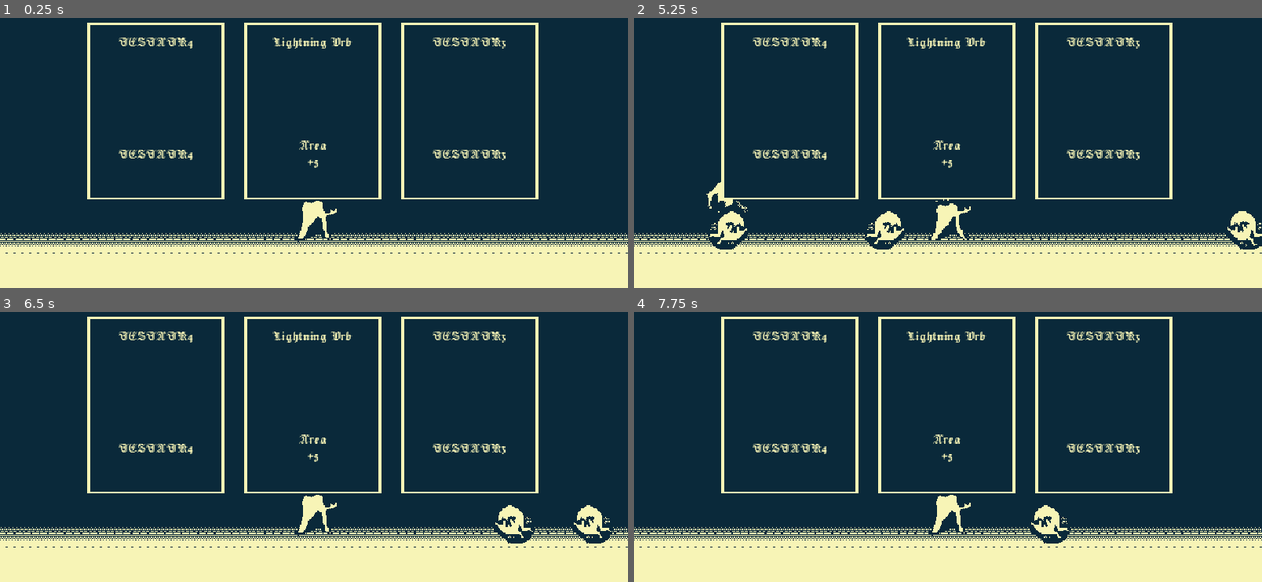
Above: before the commit, frames 1-4 (two rows, left to right).
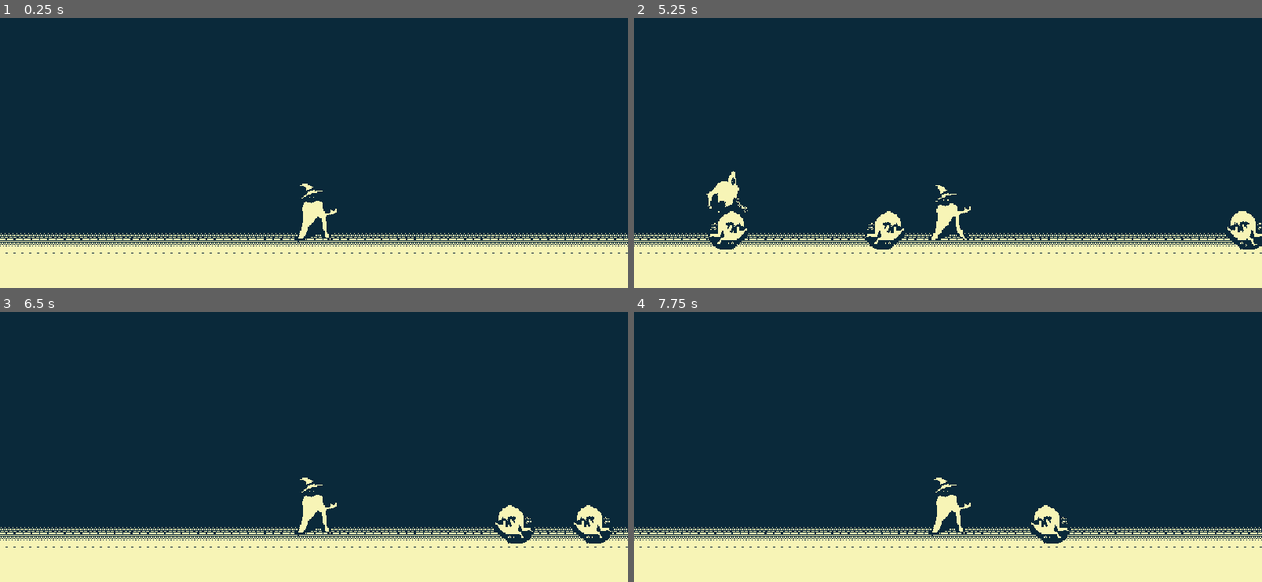
Above: after the commit, the same moments.

Repository: napstyy/shock
Game: Godot game, scene res://scenes/test_2.tscn
Two runs of this game, one before a commit and one after it. Both use one fixed random seed, a clock stepped at 60 frames per second and the inputs below. The project has no main scene, so this scene is started directly.
Inputs (mouse positions are in pixels of both pictures, inside the frame that each line leads up to):
- Up to frame 1 (0.25 s): no input
- Up to frame 2 (5.25 s): click (948, 112) at 0.52 s; click (948, 112) at 1.27 s; click (948, 112) at 2.02 s; tap 1 (Attack1) at 2.85, 4.35 s; tap 2 (Attack2) at 3.6, 5.1 s
- Up to frame 3 (6.5 s): tap 1 (Attack1) at 5.85 s
- Up to frame 4 (7.75 s): tap 2 (Attack2) at 6.6 s; tap 1 (Attack1) at 7.35 s

The runs differ from the first frame. In frame 1, 4.2% of the frame differs, in the area x 13-86%, y 1-68%; in frame 2, 4.3%; in frame 3, 4.2%; in frame 4, 4.2%.

Commit message:
Reaction attack, upgrade menu working

Diff:
--- /dev/null
+++ b/prefabs/attacks/shockwave.tscn
@@ -0,0 +1,25 @@
+[gd_scene format=3 uid="uid://coba4o38oa2l8"]
+
+[ext_resource type="Script" uid="uid://cgd4kpgod6tkp" path="res://scripts/attack.gd" id="1_nycu5"]
+
+[sub_resource type="SpriteFrames" id="SpriteFrames_qu37g"]
+
+[sub_resource type="CircleShape2D" id="CircleShape2D_8mc82"]
+radius = 150.0
+
+[node name="Shockwave" type="Node2D" unique_id=642483841 node_paths=PackedStringArray("attack_areas", "attack_sprites")]
+script = ExtResource("1_nycu5")
+attack_areas = [NodePath("Area2D")]
+attack_damage = 50
+attack_sprites = [NodePath("AnimatedSprite2D")]
+
+[node name="AnimatedSprite2D" type="AnimatedSprite2D" parent="." unique_id=419083692]
+sprite_frames = SubResource("SpriteFrames_qu37g")
+
+[node name="Area2D" type="Area2D" parent="." unique_id=1155894862]
+collision_layer = 4
+collision_mask = 2
+
+[node name="CollisionShape2D" type="CollisionShape2D" parent="Area2D" unique_id=42712296]
+shape = SubResource("CircleShape2D_8mc82")
+debug_color = Color(0.6780634, 0.5053033, 5.7756904e-07, 0.41960785)
--- a/prefabs/player.tscn
+++ b/prefabs/player.tscn
@@ -3,6 +3,7 @@
 [ext_resource type="Script" uid="uid://bckw7v2nsgsjn" path="res://scripts/player.gd" id="1_72ieh"]
 [ext_resource type="Texture2D" uid="uid://chaq5h5aihed" path="res://assets/PlayerIdle.png" id="2_r66lb"]
 [ext_resource type="Texture2D" uid="uid://c6gwwknxvow7v" path="res://assets/PlayerStart.png" id="3_1txc5"]
+[ext_resource type="PackedScene" uid="uid://coba4o38oa2l8" path="res://prefabs/attacks/shockwave.tscn" id="4_1txc5"]
 
 [sub_resource type="RectangleShape2D" id="RectangleShape2D_74lek"]
 size = Vector2(51, 78)
@@ -255,5 +256,7 @@
 wait_time = 0.1
 autostart = true
 
+[node name="Shockwave" parent="." unique_id=642483841 instance=ExtResource("4_1txc5")]
+
 [connection signal="body_entered" from="Area2D" to="." method="_on_area_2d_body_entered"]
 [connection signal="timeout" from="EnergyRegenTimer" to="." method="_on_energy_regen_timer_timeout"]
--- a/project.godot
+++ b/project.godot
@@ -43,6 +43,21 @@
 "events": [Object(InputEventKey,"resource_local_to_scene":false,"resource_name":"","device":-1,"window_id":0,"alt_press …(191 unchanged characters)…
 ]
 }
+Attack3={
+"deadzone": 0.2,
+"events": [Object(InputEventKey,"resource_local_to_scene":false,"resource_name":"","device":-1,"window_id":0,"alt_pressed":false,"shift_pressed":false,"ctrl_pressed":false,"meta_pressed":false,"pressed":false,"keycode":0,"physical_keycode":51,"key_label":0,"unicode":51,"location":0,"echo":false,"script":null)
+]
+}
+Attack4={
+"deadzone": 0.2,
+"events": [Object(InputEventKey,"resource_local_to_scene":false,"resource_name":"","device":-1,"window_id":0,"alt_pressed":false,"shift_pressed":false,"ctrl_pressed":false,"meta_pressed":false,"pressed":false,"keycode":0,"physical_keycode":52,"key_label":0,"unicode":52,"location":0,"echo":false,"script":null)
+]
+}
+
+[layer_names]
+
+2d_physics/layer_2="EnemyLayer"
+2d_physics/layer_3="AttackLayer"
 
 [physics]
 
--- a/scenes/test_2.tscn
+++ b/scenes/test_2.tscn
@@ -2,16 +2,9 @@
 
 [ext_resource type="Texture2D" uid="uid://b7aj0qlh3gea6" path="res://assets/BGSHOCK.png" id="1_8i2nt"]
 [ext_resource type="PackedScene" uid="uid://d2j2dagcw53r2" path="res://prefabs/player.tscn" id="2_kjmiq"]
-[ext_resource type="Script" uid="uid://cgd4kpgod6tkp" path="res://scripts/attack.gd" id="3_qu37g"]
 [ext_resource type="PackedScene" uid="uid://xtsbcs12gqpw" path="res://prefabs/enemies/spawner.tscn" id="4_8mc82"]
 [ext_resource type="PackedScene" uid="uid://hq826c85glyk" path="res://prefabs/attacks/thunderpillar.tscn" id="6_acnpl"]
 [ext_resource type="PackedScene" uid="uid://vn3sq00h2g02" path="res://prefabs/upgrademenu.tscn" id="6_kaaju"]
-[ext_resource type="PackedScene" uid="uid://bivaqvl0tvub6" path="res://prefabs/attacks/lightningorb.tscn" id="7_jklrr"]
-
-[sub_resource type="SpriteFrames" id="SpriteFrames_qu37g"]
-
-[sub_resource type="CircleShape2D" id="CircleShape2D_8mc82"]
-radius = 150.0
 
 [node name="Test2" type="Node2D" unique_id=733101548]
 
@@ -29,29 +22,13 @@
 unique_name_in_owner = true
 position = Vector2(320, 280)
 
-[node name="Shockwave" type="Node2D" parent="player" unique_id=1390275047 node_paths=PackedStringArray("attack_areas", "attack_sprites")]
-script = ExtResource("3_qu37g")
-attack_areas = [NodePath("Area2D")]
-attack_damage = 50
-attack_sprites = [NodePath("AnimatedSprite2D")]
-
-[node name="AnimatedSprite2D" type="AnimatedSprite2D" parent="player/Shockwave" unique_id=1532166485]
-sprite_frames = SubResource("SpriteFrames_qu37g")
-
-[node name="Area2D" type="Area2D" parent="player/Shockwave" unique_id=276418729]
-
-[node name="CollisionShape2D" type="CollisionShape2D" parent="player/Shockwave/Area2D" unique_id=311005160]
-shape = SubResource("CircleShape2D_8mc82")
-debug_color = Color(0.6780634, 0.5053033, 5.7756904e-07, 0.41960785)
-
 [node name="Spawner" parent="." unique_id=1881567075 instance=ExtResource("4_8mc82")]
 
 [node name="thunderpillar" parent="." unique_id=2069167653 instance=ExtResource("6_acnpl")]
 
 [node name="upgradeMenu" parent="." unique_id=471795962 instance=ExtResource("6_kaaju")]
+visible = false
 offset_left = 319.0
 offset_top = 180.0
 offset_right = 319.0
 offset_bottom = 180.0
-
-[node name="lightningorb" parent="." unique_id=286924847 instance=ExtResource("7_jklrr")]
--- a/scripts/enums.gd
+++ b/scripts/enums.gd
@@ -5,7 +5,8 @@
 	THUNDERPILLAR,
 	LIGHTNINGORB,
 	ATTACK3,
-	ATTACK4
+	ATTACK4,
+	ATTACK5
 }
 
 enum UPGRADE_TYPE{
--- a/scripts/player.gd
+++ b/scripts/player.gd
@@ -7,6 +7,7 @@
 	set(value):
 		energy = clamp(value,0,100)
 var energyregen = 1.0
+@onready var shockwave: Attack = $Shockwave
 
 func _ready() -> void:
 	pass
@@ -15,6 +16,7 @@
 	print(body)
 	body.queue_free()
 	health -= 1
+	shockwave.attack_triggered()
 	if health <= 0:
 		gameover()
 
--- a/scripts/upgrade.gd
+++ b/scripts/upgrade.gd
@@ -33,6 +33,11 @@
 		"AtkName": "TESTATK4",
 		"Scene": "NOSCENE",
 		"Desc": "TESTATK4"
+	},
+	Enums.ATTACK_NAME.ATTACK5:{
+		"AtkName": "TESTATK5",
+		"Scene": "NOSCENE",
+		"Desc": "TESTATK5"
 	}
 }
 var upgrade_names = { #Need a better way for scaling
@@ -50,7 +55,7 @@
 			},
 	Enums.UPGRADE_TYPE.ENERGYCOST: {
 		"Name": "Energy Cost",
-		"Mod": 5
+		"Mod": -5
 		},
 	Enums.UPGRADE_TYPE.SPEED: {
 		"Name": "Speed",
@@ -102,7 +107,7 @@
 		Enums.UPGRADE_TYPE.DAMAGE:
 			atknode.attack_damage += upgrade_names[upgrade_name]["Mod"] #TODO: Scale this per atk maybe
 		Enums.UPGRADE_TYPE.ENERGYCOST:
-			atknode.energy_cost -= upgrade_names[upgrade_name]["Mod"]
+			atknode.energy_cost += upgrade_names[upgrade_name]["Mod"]
 		Enums.UPGRADE_TYPE.SPEED:
 			atknode.movement_speed += upgrade_names[upgrade_name]["Mod"]
 	#something, atknode.upgradename += scaling
@@ -127,5 +132,8 @@
 		if attacks.attack_name == self.attack_name:
 			is_in_tree = true
 			atknode = attacks
-	upgrade_dict[attack_name]["UpgName"] = upgrade_names[upgrade_name]["Name"] + "\n+"+ str(upgrade_names[upgrade_name]["Mod"])
+	if upgrade_names[upgrade_name]["Mod"]>=0:
+		upgrade_dict[attack_name]["UpgName"] = upgrade_names[upgrade_name]["Name"] + "\n+"+ str(upgrade_names[upgrade_name]["Mod"])
+	else:
+		upgrade_dict[attack_name]["UpgName"] = upgrade_names[upgrade_name]["Name"] + "\n"+ str(upgrade_names[upgrade_name]["Mod"])
 	updateLabels()
--- a/scripts/upgrade_menu.gd
+++ b/scripts/upgrade_menu.gd
@@ -3,6 +3,7 @@
 var cards_drawn = 3
 var card_arr = []
 var node_arr = []
+var stationaryattacks = [Enums.ATTACK_NAME.THUNDERPILLAR]
 var pos_arr = [Vector2(160,180), Vector2(320,180), Vector2(480,180)]
 var attack_arr: Array[Enums.ATTACK_NAME] = []
 @onready var card_1: Upgrade = $Card1
@@ -17,6 +18,8 @@
 	for x in get_tree().get_nodes_in_group("attacks"):
 		attack_arr.append(x.attack_name)
 	node_arr = [card_1,card_2,card_3]
+	for nodes in node_arr:
+		nodes.menuclosed.connect(_on_menu_closed)
 	for i in range(node_arr.size()):
 		draw_upgrades(i)
 #Card 1 is 160,180, 2: 320, 180, 4: 480, 180
@@ -27,7 +30,7 @@
 			#draw_upgrades()
 	pass
 
-func draw_upgrades(idx):
+func draw_upgrades(idx): #TODO: When adding attacks, if there are no new ones in the pool, it errors
 	#Check total attacks
 	var randomatk = randomize_attack()
 	var randomupg = randomize_upgrade()
@@ -37,44 +40,63 @@
 			while attack_arr.has(randomatk) or has_card(randomatk):
 				randomatk = rerandomize_attack()
 			#add atk card
-			node_arr[idx].attack_name = randomatk
-			node_arr[idx].upgrade_name = Enums.UPGRADE_TYPE.NONE
-			node_arr[idx].setup()
-			card_arr.append(node_arr[idx])
+			#node_arr[idx].attack_name = randomatk
+			#node_arr[idx].upgrade_name = Enums.UPGRADE_TYPE.NONE
+			#node_arr[idx].setup()
+			#card_arr.append(node_arr[idx])
+			add_card(idx,randomatk,Enums.UPGRADE_TYPE.NONE)
 			#get_tree().current_scene.add_child(new_card)
-			print("I triggered")
+			#print("I triggered")
+
 
 		2,3:#else randomize. if attack,
-			if attack_arr.has(randomatk): #TODO Check if has upgrade too
+			if attack_arr.has(randomatk):
 				#randomize upgrade
+				if stationaryattacks.has(randomatk) and randomupg == Enums.UPGRADE_TYPE.SPEED:#check for stationary
+					randomupg = rerandomize_upgrade(randomatk)
 				while has_card_upg(randomatk,randomupg):
 					randomupg = rerandomize_upgrade(randomatk)
 
-				node_arr[idx].attack_name = randomatk
-				node_arr[idx].upgrade_name = randomupg
-				node_arr[idx].setup()
-				card_arr.append(node_arr[idx])
+				#node_arr[idx].attack_name = randomatk
+				#node_arr[idx].upgrade_name = randomupg
+				#node_arr[idx].setup()
+				#card_arr.append(node_arr[idx])
+				add_card(idx,randomatk,randomupg)
 			else:
 				#add attack #TODO also check against others cards previously drawn
 				#attack_arr.append(randomatk) #append after choosing
 				while attack_arr.has(randomatk) or has_card(randomatk):
 					randomatk = rerandomize_attack()
 
-				node_arr[idx].attack_name = randomatk
-				node_arr[idx].upgrade_name = Enums.UPGRADE_TYPE.NONE
-				node_arr[idx].setup()
-				card_arr.append(node_arr[idx])
+				#node_arr[idx].attack_name = randomatk
+				#node_arr[idx].upgrade_name = Enums.UPGRADE_TYPE.NONE
+				#node_arr[idx].setup()
+				#card_arr.append(node_arr[idx])
+				add_card(idx,randomatk,Enums.UPGRADE_TYPE.NONE)
 				#TODO: connectsignal, addattacktoarray on select, set pos
 
 		4:#only upgrades
 			#TODO: randomize func for only within attacks held
 			randomatk = randomize_owned_attack()
+			if stationaryattacks.has(randomatk) and randomupg == Enums.UPGRADE_TYPE.SPEED:#Check for stationary
+					randomupg = rerandomize_upgrade(randomatk)
 			while has_card_upg(randomatk,randomupg):
 					randomupg = rerandomize_upgrade(randomatk)
-			node_arr[idx].attack_name = randomatk
-			node_arr[idx].upgrade_name = randomupg
-			node_arr[idx].setup()
-			card_arr.append(node_arr[idx])
+			#node_arr[idx].attack_name = randomatk
+			#node_arr[idx].upgrade_name = randomupg
+			#node_arr[idx].setup()
+			#card_arr.append(node_arr[idx])
+			add_card(idx,randomatk,randomupg)
+
+func _on_menu_closed():
+	print("close_menu")
+	queue_free()
+
+func add_card(index, atk, upg):
+	node_arr[index].attack_name = atk
+	node_arr[index].upgrade_name = upg
+	node_arr[index].setup()
+	card_arr.append(node_arr[index])
 
 func randomize_attack():
 	var randomatk = RandomNumberGenerator.new().randi_range(1,Enums.ATTACK_NAME.size()-1)
@@ -110,12 +132,17 @@
 	var tempupgarr = []
 	for upgrades in Enums.UPGRADE_TYPE:
 		tempupgarr.append(Enums.UPGRADE_TYPE[upgrades])
+	if stationaryattacks.has(atk): #Stationary shouldnt have speed
+		var idx = tempupgarr.find(Enums.UPGRADE_TYPE.SPEED)
+		tempupgarr.pop_at(idx)
 	for x in card_arr:
 		if x.attack_name == atk:
 			if tempupgarr.has(x.upgrade_name):
 				var idx = tempupgarr.find(x.upgrade_name)
 				tempupgarr.pop_at(idx)
 	tempupgarr.pop_at(0) #Get rid of none
+	if tempupgarr.is_empty():
+		print("NO MORE ATTACKS REMAINING")
 	return tempupgarr.pick_random()
 
 func has_card(atk):
